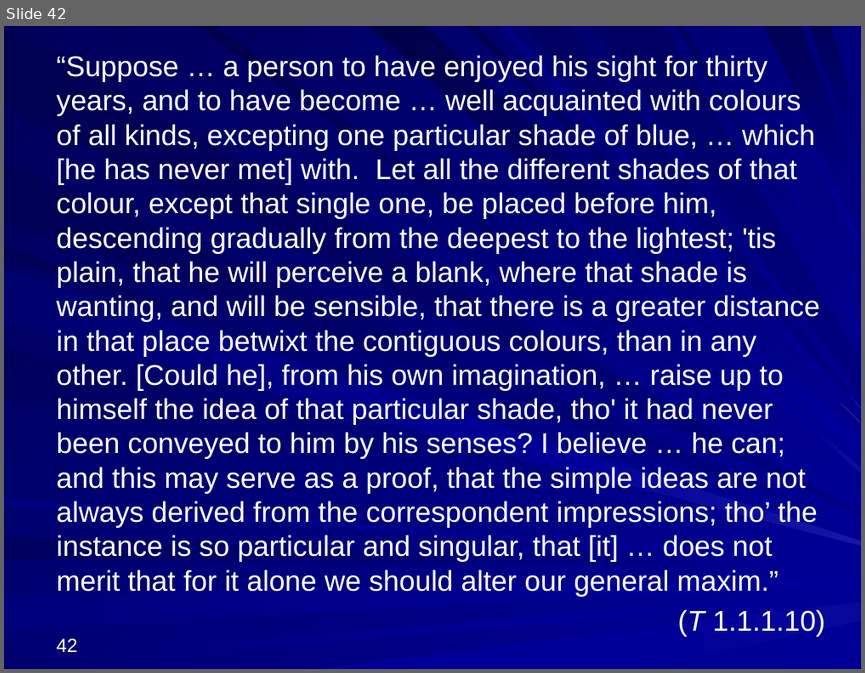
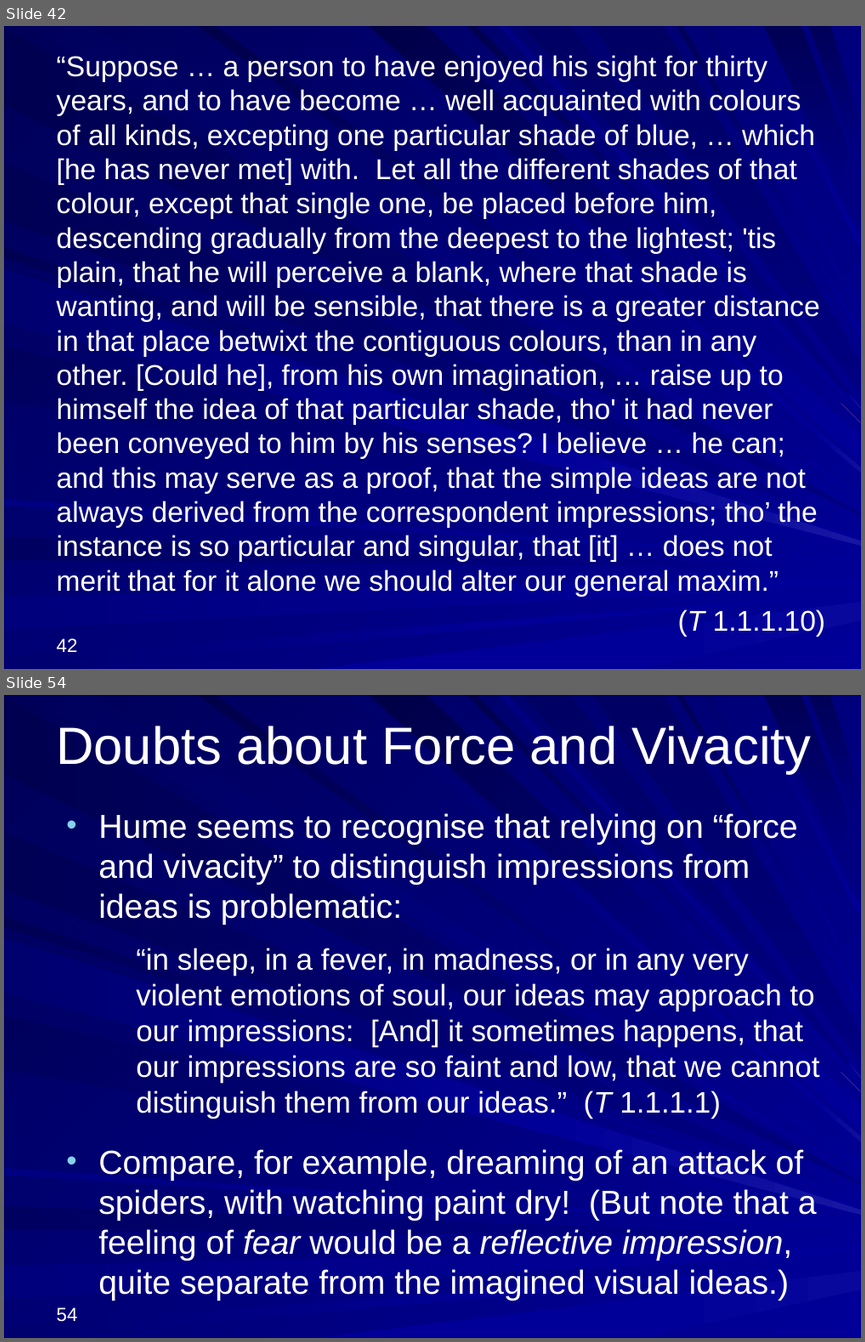
Before and after one commit to englishphilosophy/hume-texts-online, a slide deck: teaching/lectures/2025_Hume_MT_current.pptx. Shown one above the other, each under a label of ours: slide 42 before the commit, slides 42 and 54 after it; the slides between them are not shown. The pictures are 865x673 and 865x1342 pixels, drawn with LibreOffice and Linux fonts; fonts in the diff are those of the drawing. Boxes give left, top, right and bottom in pixels: in the first picture for what was removed or moved away, otherwise in the second. Text is boxed around its words. In the diff, an @@ line names an element or a change of style, - is before the commit and + after.

```diff
--- a/teaching/lectures/2025_Hume_MT_current.pptx
+++ b/teaching/lectures/2025_Hume_MT_current.pptx
@@ slide 54 added at box(4, 695, 861, 1338), background gradient #000078 to #000099; not listed: 37 template elements that a slide beside it also shows @@
@@ title added at box(56, 726, 812, 773), 44 pt, text #FFFFFF @@
+Doubts about Force and Vivacity
@@ text added at box(98, 813, 820, 1300), 28 pt, text #FFFFFF @@
+• Hume seems to recognise that relying on “force and vivacity” to distinguish impressions from ideas is problematic:
+  “in sleep, in a fever, in madness, or in any very violent emotions of soul, our ideas may approach to our impressions: [And] it sometimes happens, that our impressions are so faint and low, that we cannot distinguish them from our ideas.” (T 1.1.1.1)
+• Compare, for example, dreaming of an attack of spiders, with watching paint dry! (But note that a feeling of fear would be a reflective impression, quite separate from the imagined visual ideas.)
@@ page number added at box(57, 1307, 78, 1321), 16 pt, text #FFFFFF @@
+54
```
Also in this commit, not shown: 2 slides changed, 41 other slides added, 2 other files.
